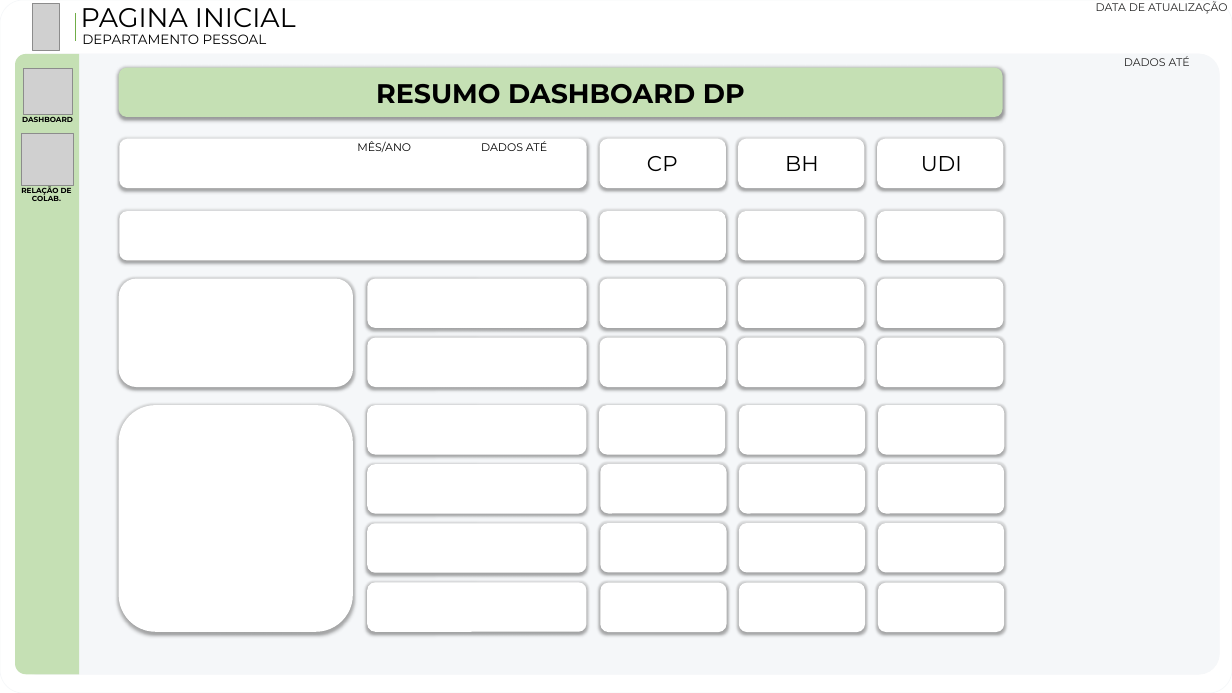
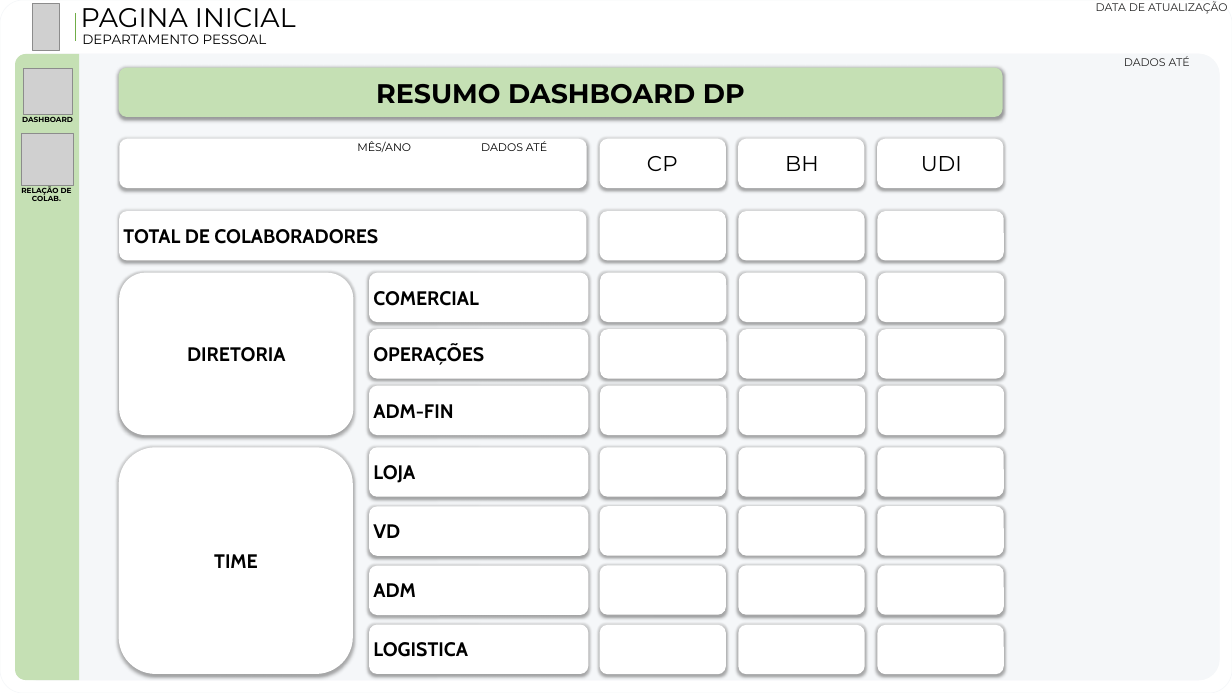
Before and after one commit to Dangelo-dev/DASHBOARD-DP, a slide deck: slide 1 of Background/Background base.pptx. Drawn at 1232x693 pixels with LibreOffice and Linux fonts; fonts in the diff are those of the drawing; grey boxes stand for pictures. Boxes give left, top, right and bottom in pixels: in the first picture for what was removed or moved away, otherwise in the second. Text is boxed around its words. In the diff, an @@ line names an element or a change of style, - is before the commit and + after.

```diff
--- a/Background/Background base.pptx
+++ b/Background/Background base.pptx
@@ rounded rectangle: place and size @@
-rounded rectangle at (15,54,1219,675)
+rounded rectangle at (15,54,1219,680)
@@ round same rect: place and size @@
-round same rect at (15,54,79,675)
+round same rect at (15,54,79,680)
@@ text added at (123,229,378,244), 32 pt, text #000000, bold @@
+TOTAL DE COLABORADORES
@@ rounded rectangle: place and size @@
-rounded rectangle at (119,279,353,387)
+rounded rectangle at (119,273,353,435)
@@ 4 rounded rectangles: place and size @@
-4 rounded rectangles at (367,279,1003,328)
+4 rounded rectangles at (369,273,1004,322)
@@ text added at (373,291,479,306), 32 pt, text #000000, bold @@
+COMERCIAL
@@ 4 rounded rectangles: place and size @@
-4 rounded rectangles at (367,337,1003,387)
+4 rounded rectangles at (369,329,1004,378)
@@ text added at (187,347,285,362), 32 pt, text #000000, bold @@
+DIRETORIA
@@ text added at (373,345,484,365), 32 pt, text #000000, bold @@
+OPERAÇÕES
@@ rounded rectangle added at (369,385,588,435), fill #FFFFFF @@
@@ rounded rectangle added at (600,385,726,435), fill #FFFFFF @@
@@ rounded rectangle added at (739,385,865,435), fill #FFFFFF @@
@@ rounded rectangle added at (878,385,1004,435), fill #FFFFFF @@
@@ text added at (373,404,453,418), 32 pt, text #000000, bold @@
+ADM-FIN
@@ text added at (373,465,415,483), 32 pt, text #000000, bold @@
+LOJA
@@ text added at (373,524,400,538), 32 pt, text #000000, bold @@
+VD
@@ text added at (214,554,258,568), 32 pt, text #000000, bold @@
+TIME
@@ text added at (373,583,415,597), 32 pt, text #000000, bold @@
+ADM
@@ 17 rounded rectangles: place and size @@
-17 rounded rectangles at (119,405,1004,632)
+17 rounded rectangles at (119,447,1004,674)
@@ text added at (373,642,468,657), 32 pt, text #000000, bold @@
+LOGISTICA
```
Also in this commit, not shown: 44 other files.
